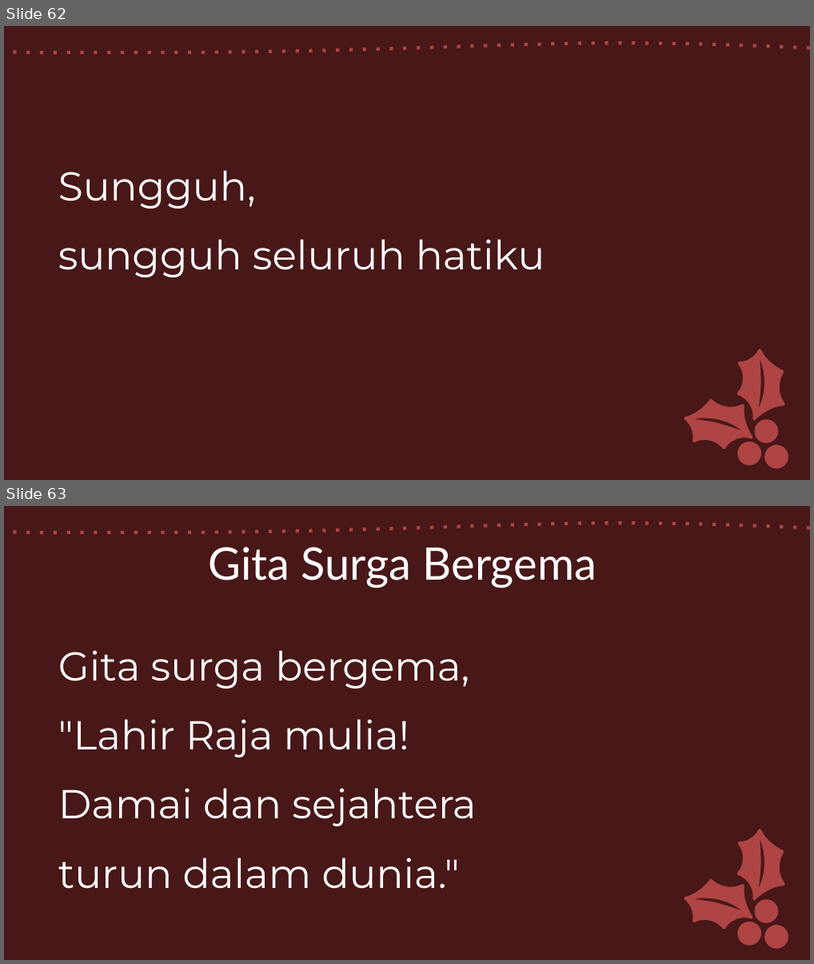
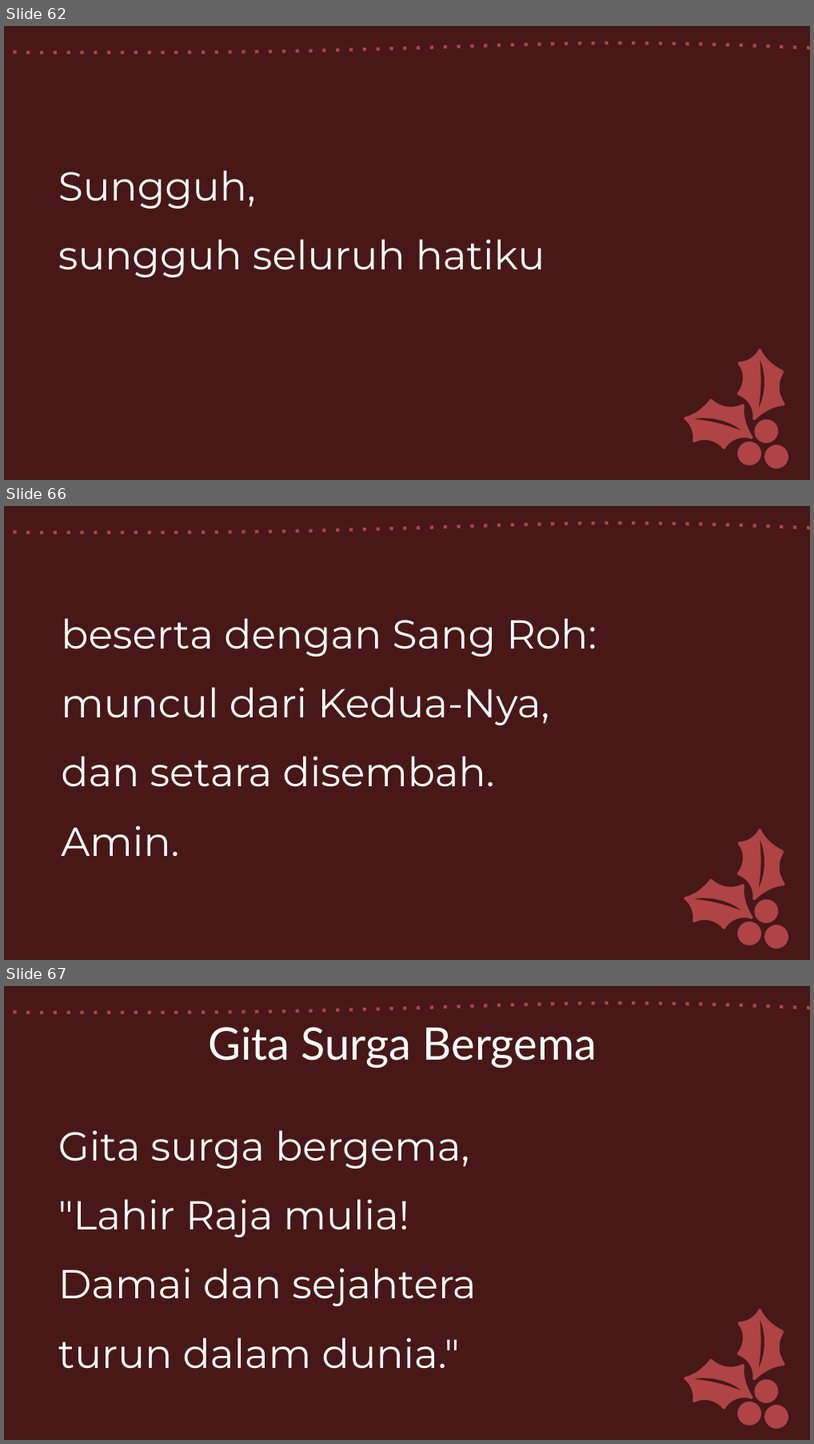
Before and after one commit to laurensius/Slide_Misa_KRC, a slide deck: 2021 01 tanggal 1 Jumat Pertama/Misa Jumat Pertama.pptx. Shown one above the other, each under a label of ours: slides 62 and 63 before the commit, slides 62, 66 and 67 after it; the slides between them are not shown. The pictures are 814x964 and 814x1444 pixels, drawn with LibreOffice and Linux fonts; fonts in the diff are those of the drawing. Boxes give left, top, right and bottom in pixels: in the first picture for what was removed or moved away, otherwise in the second. Text is boxed around its words. In the diff, an @@ line names an element or a change of style, - is before the commit and + after.

```diff
--- a/2021 01 tanggal 1 Jumat Pertama/Misa Jumat Pertama.pptx
+++ b/2021 01 tanggal 1 Jumat Pertama/Misa Jumat Pertama.pptx
@@ slide 66 added at <box>4,506,810,960</box>, background #481818; not listed: 6 template elements that a slide beside it also shows @@
@@ text added at <box>61,618,597,856</box>, 36 pt, text #FFFFFF @@
+beserta dengan Sang Roh:
+muncul dari Kedua-Nya,
+dan setara disembah.
+Amin.
@@ what was slide 63 is now slide 67 @@
```
Also in this commit, not shown: 1 slide changed, 3 other slides added, 5 other files.
